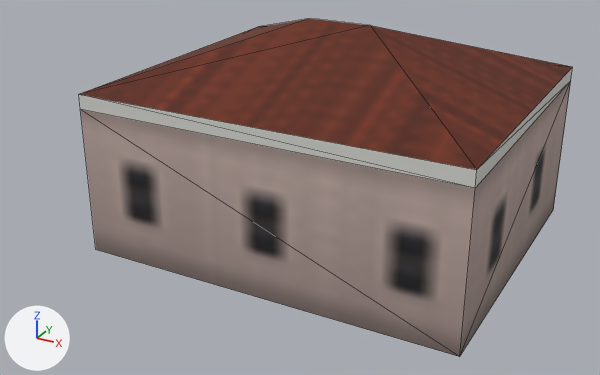
The glTF model assets/coronado_kit/modular/examples_map/house_w9_pink_hip/mod_house_w9_pink_hip_far.glb, before and after one commit.
One viewpoint serves both versions: a camera (50 mm lens) standing at (8.21, -16.79, 9.3) and looking at (-0.33, -1.27, 1.54). Every picture has the same lights, and +X, +Y and +Z are marked at lower left. The picture after the commit comes second. Mesh edges are drawn as thin lines. Vertices at exactly the same position are counted once.

Objects in the first picture: 'mod_house_w9_pink_hip_far'.
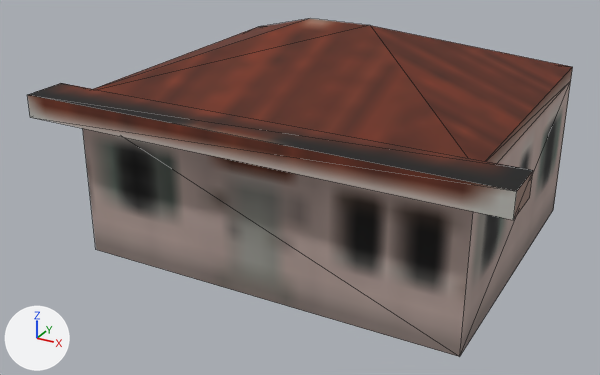
Changed parts and their boxes (x1, y1, x2, y2) in the pictures (600 x 375 px):
```json
{"object": "mod_house_w9_pink_hip_far", "change": "surface changed, reshaped", "before": [79, 18, 573, 357], "after": [27, 18, 573, 357], "on screen": "11% wider"}
{"part": 1, "of": "me_mod_house_w9_pink_hip_far", "change": "added", "after": [27, 83, 533, 220]}
{"part": 2, "of": "me_mod_house_w9_pink_hip_far", "change": "surface changed", "before": [83, 18, 573, 357], "after": [83, 18, 573, 357]}
{"part": 3, "of": "me_mod_house_w9_pink_hip_far", "change": "recoloured", "before": [83, 67, 573, 357], "after": [83, 67, 573, 357]}
```

Scene script edits in JSON lines:
```json
{"op": "add", "block": "img_bld_lod_color_b_png", "code": ["img_bld_lod_color_b_png = load_image('bld_lod_color_b.png', '../../../textures/bld_lod_color_b.png', 1024, 1024, 'sRGB')"]}
{"block": "mat_bld_far", "where": "n0 = _N.new('ShaderNodeBsdfPrincipled'); n0.name = 'Principled BSDF'"}
{"op": "set", "path": "n0.inputs[2].default_value", "old": "0.9", "new": "0.85", "note": "'Roughness'"}
{"block": "mat_bld_far", "where": "n4 = _N.new('ShaderNodeTexImage'); n4.name = 'Image Texture'"}
{"op": "set", "path": "n4.image", "old": "img_far_color_png", "new": "img_bld_lod_color_b_png"}
{"op": "add", "block": "mat_bld_far", "code": "n4.extension = 'EXTEND'"}
{"block": "me_mod_house_w9_pink_hip_far", "where": "# used by ob_mod_house_w9_pink_hip_far; location = (0.0, 0.0, 0.0)"}
{"op": "remove", "block": "me_mod_house_w9_pink_hip_far", "code": "me_mod_house_w9_pink_hip_far.from_pydata(...)  # 14 vertices, 22 faces; spans x -4.5..4.5, y -3.75..3.75, z 0.0..5.19"}
{"op": "add", "block": "me_mod_house_w9_pink_hip_far", "code": "me_mod_house_w9_pink_hip_far.from_pydata(...)  # 22 vertices, 32 faces; spans x -5.07..5.43, y -4.68..3.75, z 0.0..5.19"}
{"block": "me_mod_house_w9_pink_hip_far", "change": "me_mod_house_w9_pink_hip_far part 1"}
{"block": "me_mod_house_w9_pink_hip_far", "change": "8 vertices are added at x -5.07..5.43, y -4.68..-3.68, z 3.5..4.0"}
{"block": "me_mod_house_w9_pink_hip_far", "change": "10 new faces join them"}
{"block": "me_mod_house_w9_pink_hip_far", "change": "me_mod_house_w9_pink_hip_far part 2: 22 kept faces spanning x -4.5..4.5, y -3.75..3.75, z 0.0..5.19 get new texture (UV) coordinates"}
{"block": "me_mod_house_w9_pink_hip_far", "change": "me_mod_house_w9_pink_hip_far part 3: 12 kept faces spanning x -4.5..4.5, y -3.75..3.75, z 0.0..3.84 get new vertex colours"}
```
